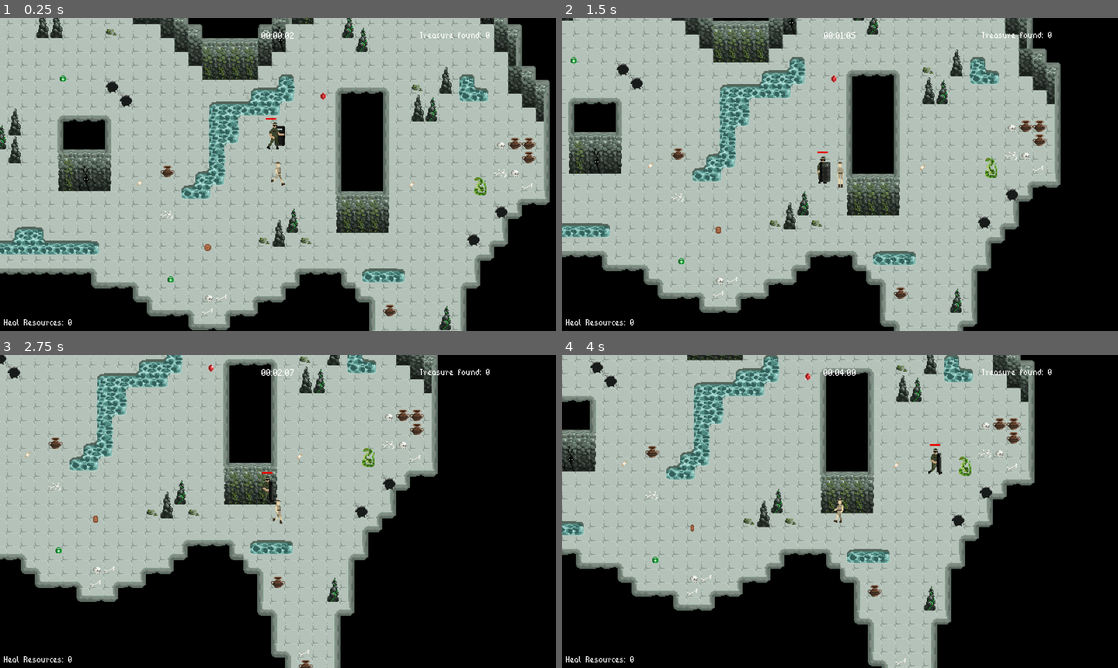
Above: before the commit, frames 1-4 (two rows, left to right).
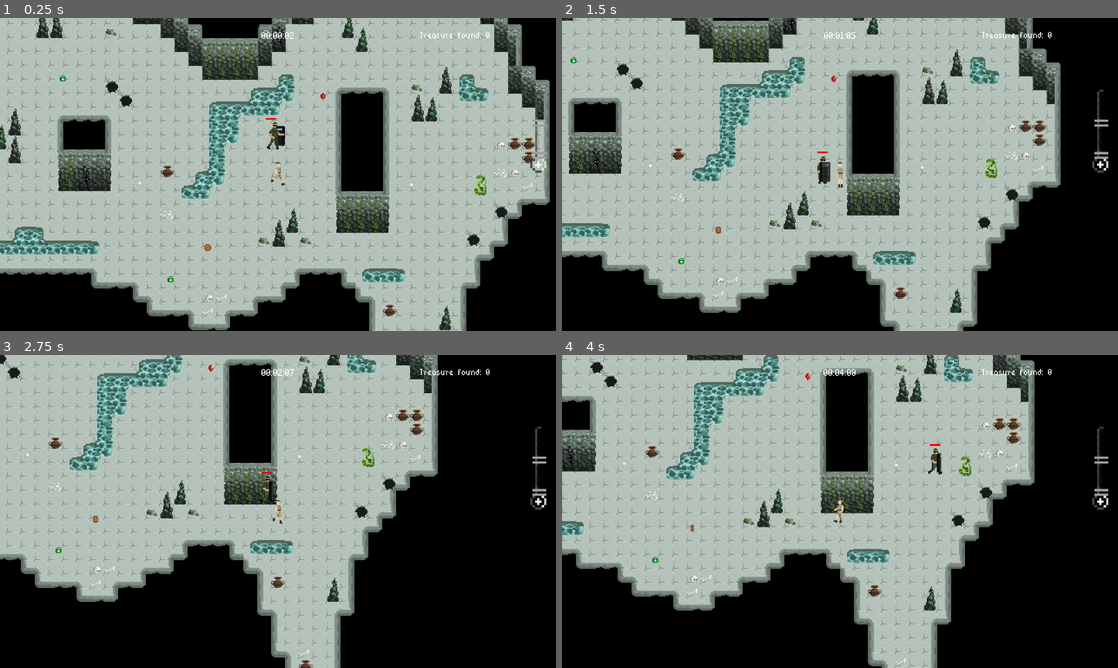
Above: after the commit, the same moments.

Repository: mirogon/Archaeology
Game: Godot game, scene res://Scenes/Main.tscn
Two runs of this game, one before a commit and one after it. Both use one fixed random seed, a clock stepped at 60 frames per second and the inputs below. The engine's default icon, where the game draws it, is replaced by a stand-in: a white triangle on a blue panel in a dark square.
Inputs (mouse positions are in pixels of both pictures, inside the frame that each line leads up to):
- Up to frame 1 (0.25 s): no input
- Up to frame 2 (1.5 s): move the mouse to (962, 158) at 0.52 s; hold Right (ui_right) 0.53-1.28 s; click (962, 158) at 0.67 s; move the mouse to (728, 190) at 1.27 s; hold Down (ui_down) from 1.28 s (still down)
- Up to frame 3 (2.75 s): move the mouse to (333, 442) at 2.02 s; release Down (ui_down) at 2.03 s; hold Right (ui_right) from 2.03 s (still down)
- Up to frame 4 (4 s): move the mouse to (812, 574) at 2.77 s; release Right (ui_right) at 2.78 s; hold Up (ui_up) 2.78-3.53 s; click (812, 574) at 2.92 s; move the mouse to (1006, 558) at 3.52 s; hold Left (ui_left) from 3.53 s (still down)

The runs differ from the first frame. In frame 1, 0.3% of the frame differs, in the area x 0-99%, y 22-99%; in frame 2, 0.4%; in frame 3, 0.3%; in frame 4, 0.4%.

Commit message:
Health Resource progress bar now works in game

Diff:
--- a/Scenes/UI_Test.tscn
+++ b/Scenes/HealthResourceBar.tscn
@@ -1,7 +1,7 @@
 [gd_scene load_steps=4 format=2]
 
-[ext_resource path="res://Asstes/UI/Health_res.png" type="Texture" id=1]
-[ext_resource path="res://Asstes/UI/Health_green.png" type="Texture" id=2]
+[ext_resource path="res://Asstes/UI/Health_green.png" type="Texture" id=1]
+[ext_resource path="res://Asstes/UI/Health_res.png" type="Texture" id=2]
 [ext_resource path="res://Asstes/UI/Health_res.tres" type="Theme" id=3]
 
 [node name="Control" type="Control"]
--- a/Scenes/Main.tscn
+++ b/Scenes/Main.tscn
@@ -3,18 +3,15 @@
 [ext_resource path="res://Scenes/Player.tscn" type="PackedScene" id=1]
 [ext_resource path="res://Scripts/Ui.gd" type="Script" id=2]
 [ext_resource path="res://Scenes/Room.tscn" type="PackedScene" id=3]
+[ext_resource path="res://Scripts/HealthResourceBar.gd" type="Script" id=4]
 [ext_resource path="res://Scenes/Soldier.tscn" type="PackedScene" id=5]
+[ext_resource path="res://Scenes/HealthResourceBar.tscn" type="PackedScene" id=6]
 [ext_resource path="res://Scripts/TimerLabel.gd" type="Script" id=9]
 [ext_resource path="res://Asstes/Fonts/BitPotion.ttf" type="DynamicFontData" id=10]
-[ext_resource path="res://Scripts/HealResourceLabel.gd" type="Script" id=12]
 [ext_resource path="res://Scripts/TreasureLabel.gd" type="Script" id=13]
 
 [sub_resource type="DynamicFont" id=2]
 size = 36
-font_data = ExtResource( 10 )
-
-[sub_resource type="DynamicFont" id=3]
-size = 32
 font_data = ExtResource( 10 )
 
 [sub_resource type="DynamicFont" id=4]
@@ -54,19 +51,6 @@
 wait_time = 0.1
 autostart = true
 
-[node name="HealResourceLabel" type="Label" parent="UiCanvasLayer"]
-anchor_top = 1.0
-anchor_bottom = 1.0
-margin_left = 9.0
-margin_top = -35.0
-margin_right = 148.0
-margin_bottom = -31.0
-custom_fonts/font = SubResource( 3 )
-text = "Heal Resources: 0"
-align = 1
-valign = 1
-script = ExtResource( 12 )
-
 [node name="TreasureLabel" type="Label" parent="UiCanvasLayer"]
 anchor_left = 1.0
 anchor_right = 1.0
@@ -93,6 +77,9 @@
 align = 1
 valign = 1
 
-[connection signal="heal_resource_update" from="Player" to="UiCanvasLayer/HealResourceLabel" method="_on_Player_heal_resource_update"]
+[node name="HealthResourceBar" parent="UiCanvasLayer" instance=ExtResource( 6 )]
+script = ExtResource( 4 )
+
+[connection signal="heal_resource_update" from="Player" to="UiCanvasLayer/HealthResourceBar" method="_on_Player_heal_resource_update"]
 [connection signal="treasure_update" from="Player" to="UiCanvasLayer/TreasureLabel" method="_on_Player_treasure_update"]
 [connection signal="timeout" from="UiCanvasLayer/Timer" to="UiCanvasLayer/TimerLabel" method="_on_Timer_timeout"]
--- a/Scenes/Snake.tscn
+++ b/Scenes/Snake.tscn
@@ -110,7 +110,6 @@
 z_index = 1
 frames = SubResource( 21 )
 animation = "Snake_Walk"
-frame = 4
 playing = true
 
 [node name="CollisionShape2D" type="CollisionShape2D" parent="."]
--- /dev/null
+++ b/Scripts/HealthResourceBar.gd
@@ -0,0 +1,20 @@
+extends Control
+
+export var max_health_resources = 250
+
+
+# Called when the node enters the scene tree for the first time.
+func _ready():
+	$TextureProgress.value = 0
+
+
+# Called every frame. 'delta' is the elapsed time since the previous frame.
+#func _process(delta):
+#	pass
+
+
+func _on_Player_heal_resource_update(new_heal_resources):
+	var max_r: float = max_health_resources
+	var current: float = new_heal_resources
+	var percentage: float = (float(new_heal_resources) / float (max_r)) * float(100)
+	$TextureProgress.value = percentage
--- a/Scripts/Player.gd
+++ b/Scripts/Player.gd
@@ -8,6 +8,8 @@
 export var movementSpeed = 100
 export var projectileScene: PackedScene
 export var healing_projectile_scene: PackedScene
+
+export var max_heal_resources = 250
 
 var heal_resources = 0
 var treasure_found = 0
@@ -97,7 +99,8 @@
 
 func _on_Area2D_area_entered(area):
 	if area.is_in_group("HealthPickup"):
-		print("picked up HealthPickup")
+		if heal_resources >= max_heal_resources:
+			return
 		var health_pickup = area as HealthPickup
 		heal_resources += health_pickup.health_value
 		emit_signal("heal_resource_update", heal_resources)
Not shown: 1 places in Scenes/HealthResourceBar.tscn that only renumber resources
